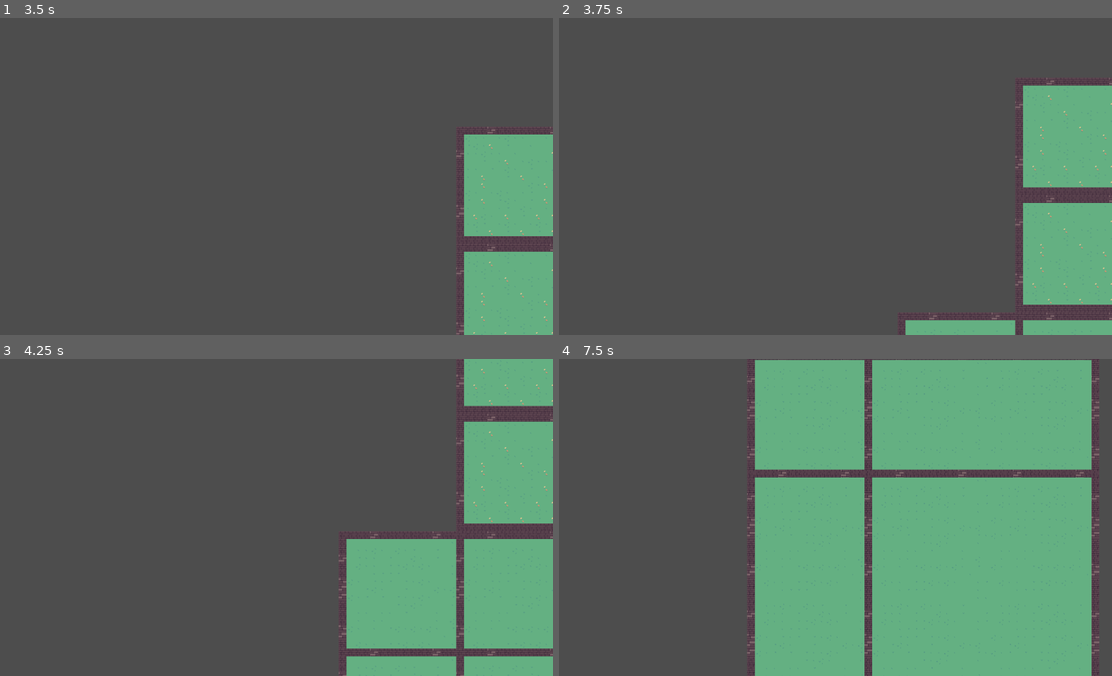
Above: before the commit, frames 1-4 (two rows, left to right).
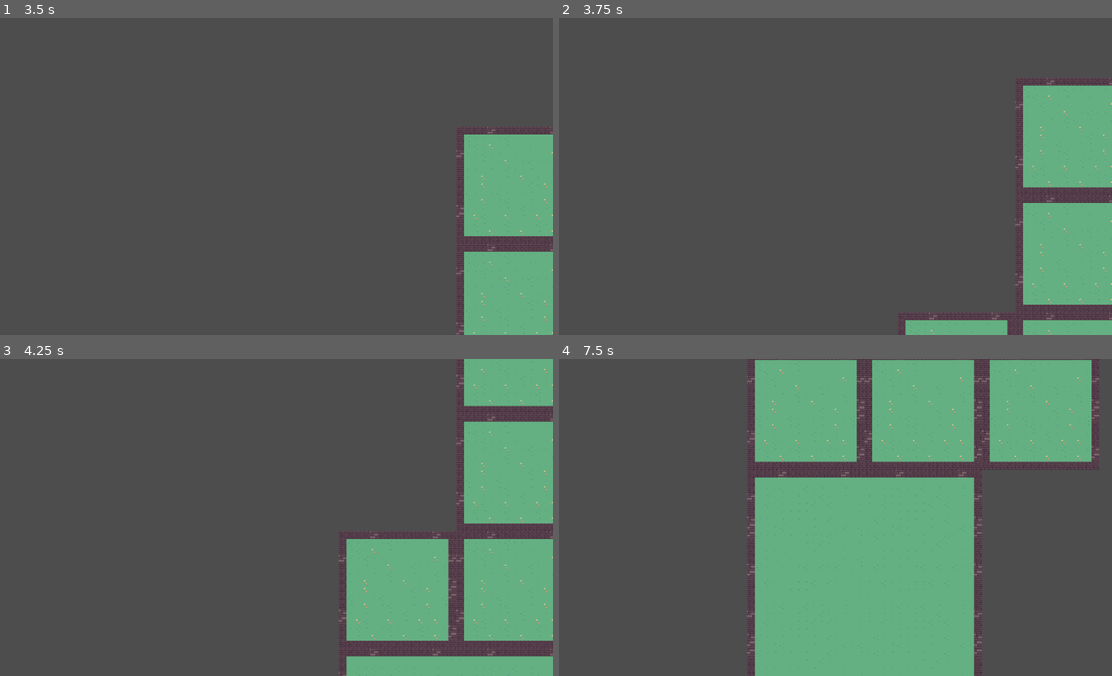
Above: after the commit, the same moments.

Repository: JohnHuber99/Black-Tower
Game: Godot game, scene res://black_tower_dungeon_map.tscn
Same seed, same stepped clock (60 frames per second), same inputs: the game is played once before the commit and once after it.
Inputs:
- Up to frame 1 (3.5 s): tap Enter at 0.5, 2 s; hold K (down_camera) 0.53-1.28 s; tap Space at 1.25 s; tap J (left_camera) at 1.35 s; hold L (right_camera) 2.03-2.78 s; tap I (up_camera) at 2.85 s
- Up to frame 2 (3.75 s): tap Space at 3.5 s; hold K (down_camera) from 3.53 s (still down)
- Up to frame 3 (4.25 s): keep holding K (down_camera)
- Up to frame 4 (7.5 s): release K (down_camera) at 4.28 s; tap J (left_camera) at 4.35, 7.35 s; tap Enter at 5 s; hold L (right_camera) 5.03-5.78 s; tap I (up_camera) at 5.85 s; tap Space at 6.5 s; hold K (down_camera) 6.53-7.28 s

Frame 1 is identical in both runs. In frame 2, less than 0.1% of the frame differs, in the area x 67-90%, y 95-100%; in frame 3, 1.7%; in frame 4, 18%, in the area x 34-98%, y 0-100%.

Commit message:
Fixed BossRoom Spawning
Fixed bossroom spawning in the Godot scene

Diff:
--- a/DungeonRooms.gd
+++ b/DungeonRooms.gd
@@ -38,6 +38,7 @@
 }
 
 # Tracking variables
+var boss_room = []
 var possible_neighbors = []
 var long_room_list = []
 var big_room_list = []
@@ -99,9 +100,11 @@
 
 				match room_type:
 					NORMAL: room_instance = NORMAL_ROOM.instantiate()
-					LONG_H: room_instance = LONG_ROOM.instantiate()
-					BIG: room_instance = BIG_ROOM.instantiate()
-					BOSS: room_instance = BOSS_ROOM.instantiate()
+					#LONG_H: room_instance = LONG_ROOM.instantiate()
+					#BIG: room_instance = BIG_ROOM.instantiate()
+					BOSS:
+						if boss_room[0][0] == x and boss_room[0][1] == y:
+							room_instance = BOSS_ROOM.instantiate()
 					TREASURE: room_instance = NORMAL_ROOM.instantiate()
 					SHOP: room_instance = NORMAL_ROOM.instantiate()
 					START: room_instance = NORMAL_ROOM.instantiate()
@@ -287,6 +290,7 @@
 	dungeon[y][x + 1] = BOSS
 	dungeon[y + 1][x] = BOSS
 	dungeon[y + 1][x + 1] = BOSS
+	boss_room.append([x,y + 1])
 
 # Creates a Boss Room on the left
 func placeBossLeft(y, x):
@@ -294,6 +298,7 @@
 	dungeon[y][x - 1] = BOSS
 	dungeon[y - 1][x] = BOSS
 	dungeon[y - 1][x - 1] = BOSS
+	boss_room.append([x - 1, y])
 
 # Creates a Horizontal Long Room on the right
 func placeLONG_HRight(y, x):
